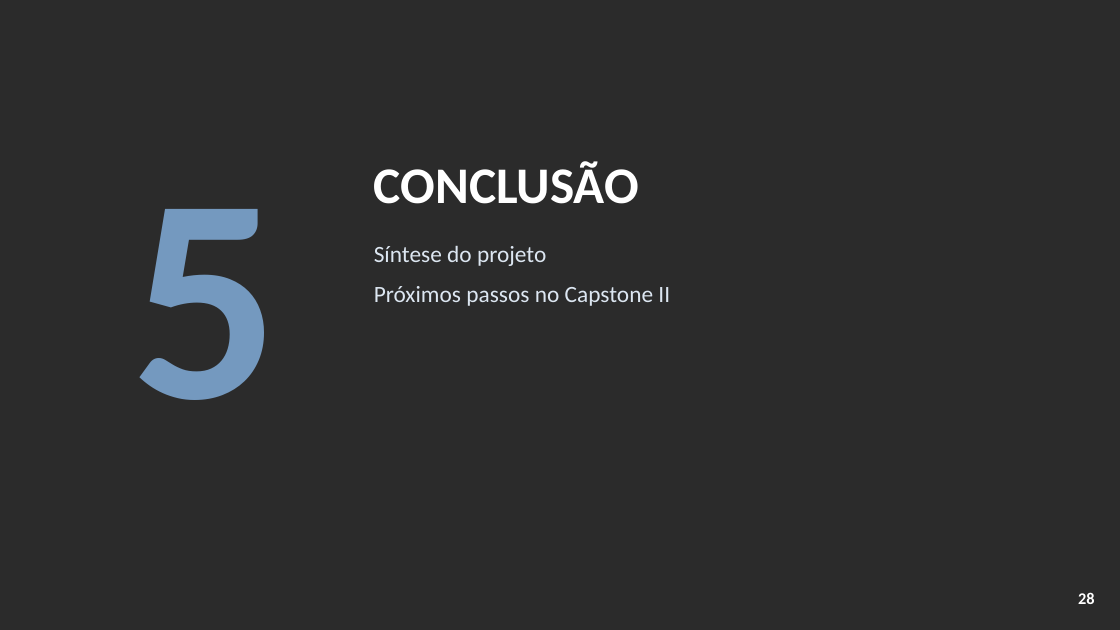
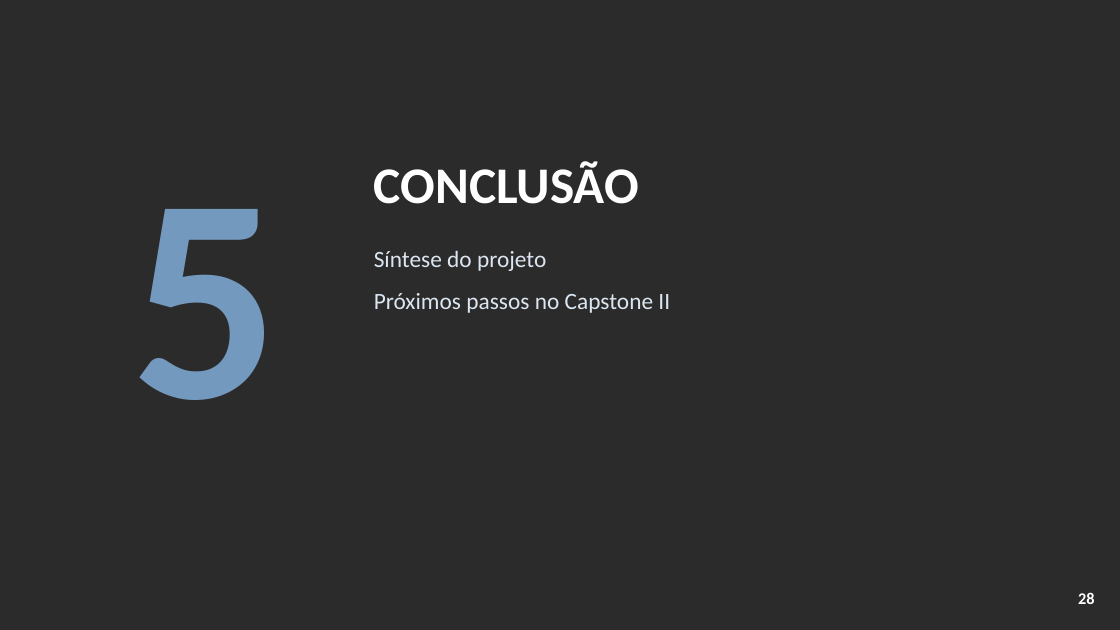
Before and after one commit to ClaudioAMF1/TCC, a slide deck: slide 28 of tcc/apresentacao/apresentacao-defesa-final.pptx. Drawn at 1120x630 pixels with LibreOffice and Linux fonts; fonts in the diff are those of the drawing; background and template pictures are left out; a plain dark background stands for a picture behind light text. Boxes give left, top, right and bottom in pixels: in the first picture for what was removed or moved away, otherwise in the second. Text is boxed around its words. In the diff, an @@ line names an element or a change of style, - is before the commit and + after.

```diff
--- a/tcc/apresentacao/apresentacao-defesa-final.pptx
+++ b/tcc/apresentacao/apresentacao-defesa-final.pptx
@@ text at [374, 246, 546, 266]: paragraph removed @@
-Síntese do projeto
@@ text added at [374, 251, 546, 271], 20 pt, text #DCE6F1 @@
+Síntese do projeto
@@ text "Próximos passos no Capstone II": place and size @@
-text "Próximos passos no Capstone II" at [374, 246, 670, 306]
+text "Próximos passos no Capstone II" at [374, 293, 670, 313]
@@ text "Próximos passos no Capstone II" at [374, 293, 670, 313]: less space between paragraphs; vertical alignment top to middle @@
```
Also in this commit, not shown: 18 other slides changed, 2 other files.
